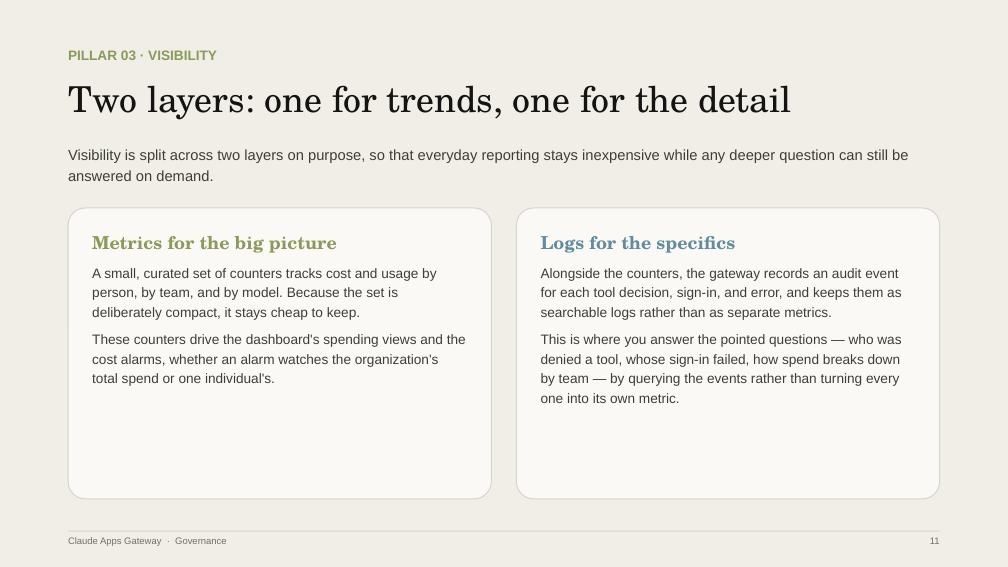
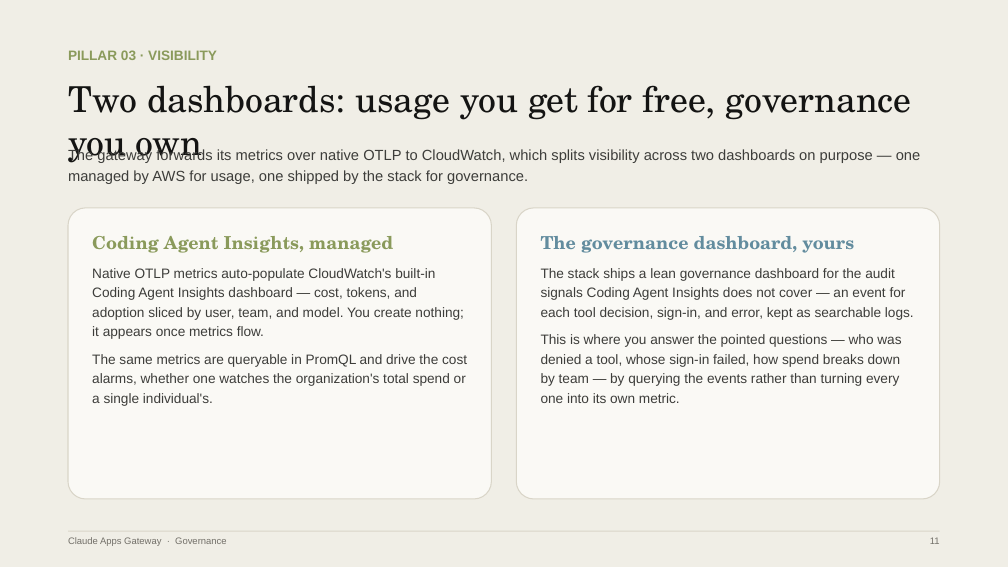
Before and after one commit to jiem-ying/claude-apps-gateway-aws, a slide deck: slide 11 of slides/claude-gateway-governance.pptx. Drawn at 1008x567 pixels with LibreOffice and Linux fonts; fonts in the diff are those of the drawing. Boxes give left, top, right and bottom in pixels: in the first picture for what was removed or moved away, otherwise in the second. Text is boxed around its words. In the diff, an @@ line names an element or a change of style, - is before the commit and + after.

```diff
--- a/slides/claude-gateway-governance.pptx
+++ b/slides/claude-gateway-governance.pptx
@@ text at (x1=68, y1=85, x2=912, y2=163): text changed @@
-Two layers: one for trends, one for the detail
+Two dashboards: usage you get for free, governance you own
@@ text at (x1=68, y1=149, x2=921, y2=184): text changed @@
-Visibility is split across two layers on purpose, so that everyday reporting stays inexpensive while any deeper question can still be answered on demand.
+The gateway forwards its metrics over native OTLP to CloudWatch, which splits visibility across two dashboards on purpose — one managed by AWS for usage, one shipped by the stack for governance.
@@ text at (x1=92, y1=236, x2=467, y2=406): text changed @@
-Metrics for the big picture
-A small, curated set of counters tracks cost and usage by person, by team, and by model. Because the set is deliberately compact, it stays cheap to keep.
-These counters drive the dashboard's spending views and the cost alarms, whether an alarm watches the organization's total spend or one individual's.
+Coding Agent Insights, managed
+Native OTLP metrics auto-populate CloudWatch's built-in Coding Agent Insights dashboard — cost, tokens, and adoption sliced by user, team, and model. You create nothing; it appears once metrics flow.
+The same metrics are queryable in PromQL and drive the cost alarms, whether one watches the organization's total spend or a single individual's.
@@ text at (x1=541, y1=236, x2=914, y2=320): text changed @@
-Logs for the specifics
-Alongside the counters, the gateway records an audit event for each tool decision, sign-in, and error, and keeps them as searchable logs rather than as separate metrics.
+The governance dashboard, yours
+The stack ships a lean governance dashboard for the audit signals Coding Agent Insights does not cover — an event for each tool decision, sign-in, and error, kept as searchable logs.
```
Also in this commit, not shown: 3 other slides changed, 12 other files.
